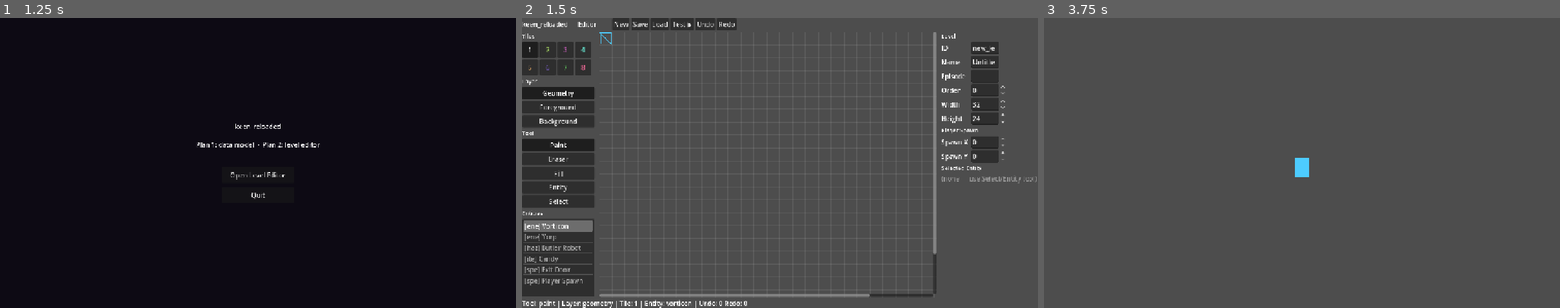
Above: before the commit, frames 1-3 (left to right).
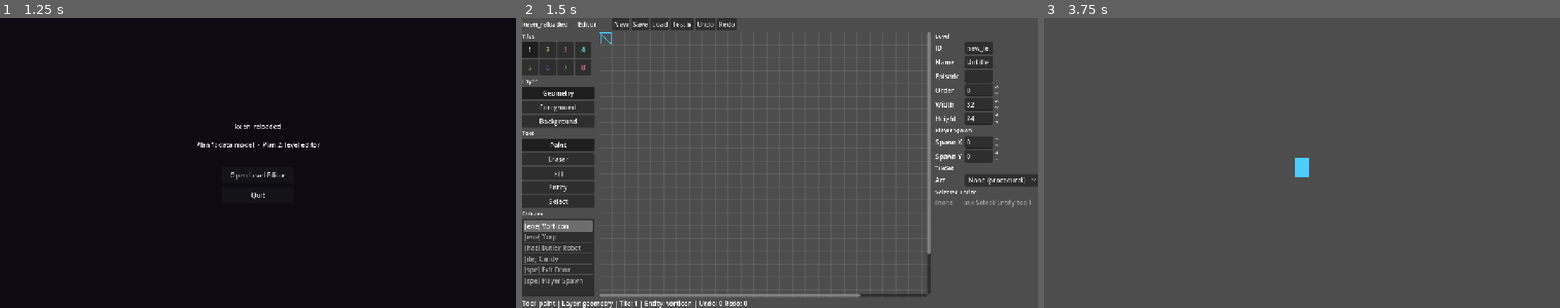
Above: after the commit, the same moments.

Repository: ehowe/keen_reloaded
Game: Godot game, scene res://src/ui/main_menu.tscn
Same seed, same stepped clock (60 frames per second), same inputs: the game is played once before the commit and once after it.
Inputs (mouse positions are in pixels of both pictures, inside the frame that each line leads up to):
- Up to frame 1 (1.25 s): tap Enter at 0.5 s; move the mouse to (371, 148) at 0.52 s; hold D (move_right) from 0.53 s (still down); tap P (pogo) at 0.6 s; click (371, 148) at 0.67 s; tap Space (jump) at 0.77 s
- Up to frame 2 (1.5 s): release D (move_right) at 1.25 s; click "Open Level Editor" at 1.25 s
- Up to frame 3 (3.75 s): click "New" at 2 s; click "New" at 2.75 s; click "Test ▶" at 3.5 s

Frame 1 is identical in both runs. In frame 2, 3.5% of the frame differs, in the area x 65-100%, y 4-97%; in frame 3, nothing differs.

Commit message:
feat: inspector TileSet picker (assigns level.tileset_ref)

Diff:
--- a/src/editor/inspector_panel.gd
+++ b/src/editor/inspector_panel.gd
@@ -12,6 +12,7 @@
 var _spawn_x: SpinBox
 var _spawn_y: SpinBox
 var _entity_box: VBoxContainer
+var _tileset_picker: OptionButton
 
 
 func build(e: LevelEditor) -> void:
@@ -38,6 +39,12 @@
 	_spawn_y = _spin(0, 511, _on_spawn_changed)
 	add_child(_labeled("Spawn X", _spawn_x))
 	add_child(_labeled("Spawn Y", _spawn_y))
+
+	add_child(_section_label("TileSet"))
+	_tileset_picker = OptionButton.new()
+	_populate_tileset_picker()
+	_tileset_picker.item_selected.connect(_on_tileset_selected)
+	add_child(_labeled("Art", _tileset_picker))
 
 	add_child(_section_label("Selected Entity"))
 	_entity_box = VBoxContainer.new()
@@ -54,6 +61,7 @@
 	_height_spin.set_value_no_signal(e.level.height)
 	_spawn_x.set_value_no_signal(e.level.player_spawn.x)
 	_spawn_y.set_value_no_signal(e.level.player_spawn.y)
+	_sync_tileset_picker(e.level.tileset_ref)
 	_rebuild_entity_box(e)
 
 
@@ -121,6 +129,42 @@
 	_e._broadcast()
 
 
+func _populate_tileset_picker() -> void:
+	_tileset_picker.clear()
+	_tileset_picker.add_item("None (procedural)", 0)
+	_tileset_picker.set_item_metadata(0, "")
+	var dir := DirAccess.open("res://assets/tilesets")
+	if dir == null:
+		return
+	dir.list_dir_begin()
+	var fn := dir.get_next()
+	while fn != "":
+		if not dir.current_is_dir() and fn.ends_with(".tres"):
+			_tileset_picker.add_item(fn)
+			_tileset_picker.set_item_metadata(_tileset_picker.item_count - 1, "res://assets/tilesets/%s" % fn)
+		fn = dir.get_next()
+
+
+func _sync_tileset_picker(ts: TileSet) -> void:
+	var want := ""
+	if ts != null and ts.resource_path != null and ts.resource_path != "":
+		want = ts.resource_path
+	for i in range(_tileset_picker.item_count):
+		if String(_tileset_picker.get_item_metadata(i)) == want:
+			_tileset_picker.select(i)
+			return
+	_tileset_picker.select(0)
+
+
+func _on_tileset_selected(index: int) -> void:
+	var path := String(_tileset_picker.get_item_metadata(index))
+	if path == "":
+		_e.level.tileset_ref = null
+	else:
+		_e.level.tileset_ref = load(path)
+	_e._broadcast()
+
+
 # ---------------------------------------------------------------- helpers
 
 func _section_label(text: String) -> Label:
Not shown, added: assets/tilesets/.gitkeep
